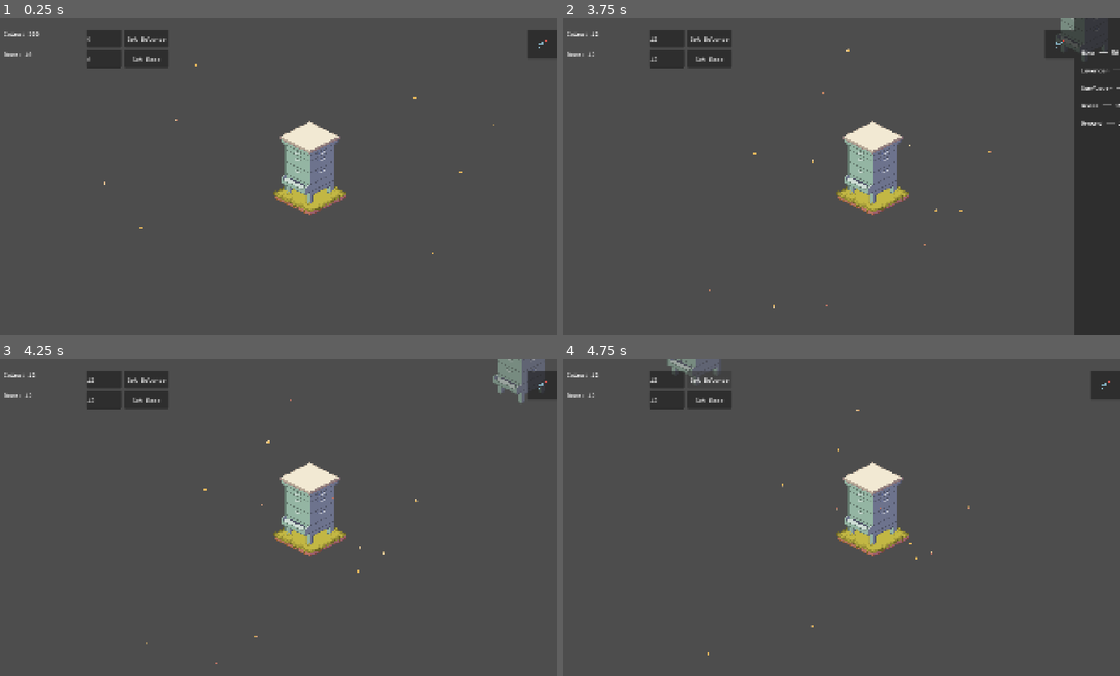
Above: before the commit, frames 1-4 (two rows, left to right).
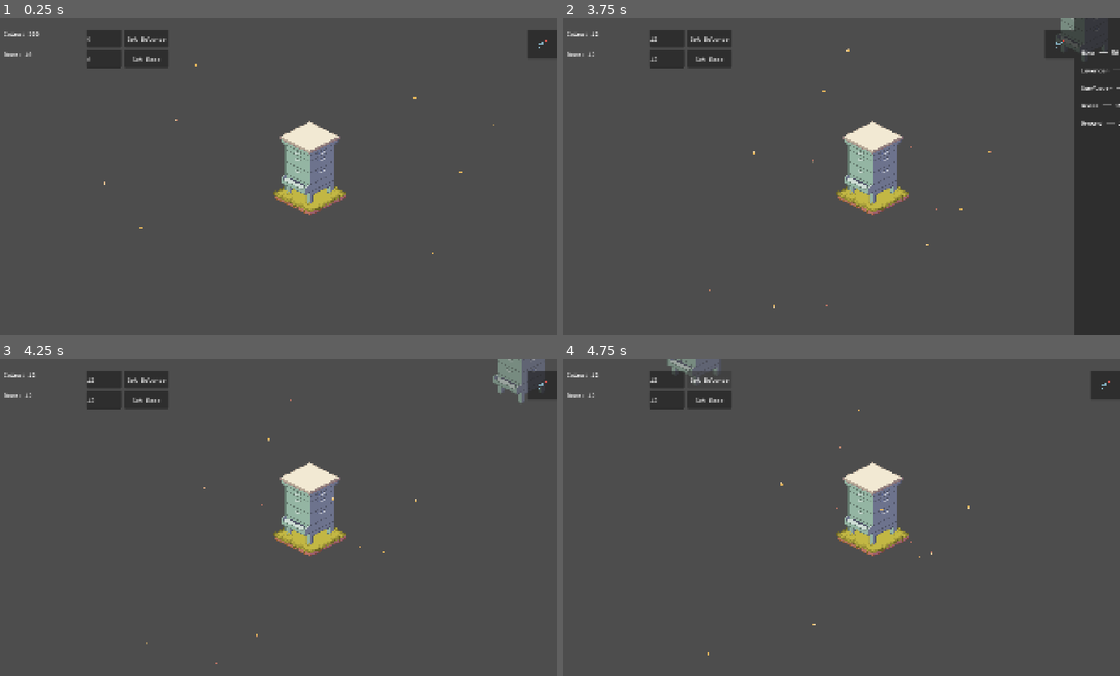
Above: after the commit, the same moments.

Repository: magewade/honey-i-am-done
Game: Godot game, scene res://scenes/Garden.tscn
Two runs of this game, one before a commit and one after it. Both use one fixed random seed, a clock stepped at 60 frames per second and the inputs below.
Inputs (mouse positions are in pixels of both pictures, inside the frame that each line leads up to):
- Up to frame 1 (0.25 s): no input
- Up to frame 2 (3.75 s): click (668, 37) at 0.52 s; type "12" at 0.6 s; click (668, 59) at 0.75 s; type "12" at 0.83 s; click "Set Balance" at 1.25 s; click "Set Bees" at 2 s; click "🛒" at 2.75 s; click "Buy" at 3.5 s
- Up to frame 3 (4.25 s): no input
- Up to frame 4 (4.75 s): click "Set Balance" at 4.25 s

Frame 1 is identical in both runs. In frame 2, less than 0.1% of the frame differs, in the area x 34-72%, y 22-72%; in frame 3, less than 0.1%; in frame 4, less than 0.1%, in the area x 39-74%, y 16-85%.

Commit message:
add bee logic

Diff:
--- a/scripts/bee.gd
+++ b/scripts/bee.gd
@@ -9,13 +9,15 @@
 const MIN_SPEED_FACTOR := 0.3
 const LEAVE_DISTANCE := 1600.0
 const MAX_START_DELAY := 1.5
-const HIVE_ENTRANCE_CENTER := Vector2(-112, -88)
-const HIVE_ENTRANCE_DIR := Vector2(0.8, 0.6)
-const HIVE_ENTRANCE_HALF_LENGTH := 65.0
+const HIVE_ENTRANCE_CENTER := Vector2(-87, -91)
+const HIVE_ENTRANCE_DIR := Vector2(0.894, 0.447)
+const HIVE_ENTRANCE_HALF_LENGTH := 60.0
 const HIVE_ENTRANCE_THICKNESS := 14.0
 const HIVE_DIVE_SPEED := 60.0
 const MAX_BEES_PER_STEM := 2
 const LANDING_JITTER := 6.0
+const FLOWER_DEPTH_MARGIN := 70.0
+const FLOWER_APPROACH_SPREAD := deg_to_rad(55.0)
 
 const TURN_SMOOTH_TIME := 0.5
 const MAX_TURN_RATE := 4.5
@@ -25,7 +27,6 @@
 const SPEED_VARIATION := 0.35
 
 var home_hive: Node2D = null
-var world_root: Node2D = null
 
 @onready var _body: Sprite2D = $Body
 
@@ -38,6 +39,11 @@
 var _noise_x_offset: float
 var _plan: Array[String] = []
 var _landing_spot: Node2D = null
+var _landing_offset: Vector2 = Vector2.ZERO
+var _pending_liftoff_reset := false
+var _liftoff_position: Vector2 = Vector2.ZERO
+var _flower_final_target: Vector2 = Vector2.ZERO
+var _flower_phase_final := false
 
 func _ready() -> void:
 	_speed = randf_range(150.0, 230.0)
@@ -83,15 +89,27 @@
 				_advance_plan()
 		State.ON_FLOWER:
 			_timer -= delta
+			if _landing_spot:
+				global_position = _landing_spot.global_position + _landing_offset
 			if _timer <= 0.0:
 				_leave_landing_spot()
 				_advance_plan()
 
 func _fly_toward(delta: float) -> void:
+	if _pending_liftoff_reset and global_position.distance_to(_liftoff_position) >= FLOWER_DEPTH_MARGIN:
+		z_index = 0
+		_pending_liftoff_reset = false
+
 	var to_target := _target - global_position
 	var distance := to_target.length()
+
 	if distance <= ARRIVE_DISTANCE:
-		_arrive()
+		if _state == State.TO_FLOWER and not _flower_phase_final:
+			_flower_phase_final = true
+			z_index = 1
+			_target = _flower_final_target
+		else:
+			_arrive()
 		return
 
 	var proximity := clampf(distance / SLOWDOWN_RADIUS, 0.0, 1.0)
@@ -121,13 +139,13 @@
 			_timer = HIVE_FADE_TIME
 		State.TO_FLOWER:
 			global_position = _target
-			if _landing_spot and world_root:
-				var gp := global_position
-				world_root.remove_child(self)
-				_landing_spot.add_child(self)
-				global_position = gp
+			if _landing_spot:
+				_landing_offset = global_position - _landing_spot.global_position
 			_state = State.ON_FLOWER
 			_timer = FLOWER_PAUSE
+			_flower_phase_final = false
+			_pending_liftoff_reset = false
+			z_index = 1
 		State.LEAVE_SCREEN:
 			_build_plan()
 			_advance_plan()
@@ -142,6 +160,7 @@
 		if hive:
 			_target = hive.global_position + _hive_approach_offset()
 			_state = State.TO_HIVE
+			_pending_liftoff_reset = false
 			z_index = 1
 			return
 	else:
@@ -149,7 +168,10 @@
 		if spot:
 			spot.set_meta("reserved_count", int(spot.get_meta("reserved_count", 0)) + 1)
 			_landing_spot = spot
-			_target = spot.global_position + Vector2(randf_range(-LANDING_JITTER, LANDING_JITTER), randf_range(-LANDING_JITTER, LANDING_JITTER))
+			_flower_final_target = spot.global_position + Vector2(randf_range(-LANDING_JITTER, LANDING_JITTER), randf_range(-LANDING_JITTER, LANDING_JITTER))
+			_flower_phase_final = false
+			var approach_angle := randf_range(-FLOWER_APPROACH_SPREAD, FLOWER_APPROACH_SPREAD)
+			_target = _flower_final_target + Vector2.DOWN.rotated(approach_angle) * FLOWER_DEPTH_MARGIN
 			_state = State.TO_FLOWER
 			return
 	_advance_plan()
@@ -167,11 +189,8 @@
 func _leave_landing_spot() -> void:
 	if _landing_spot == null:
 		return
-	var gp := global_position
-	_landing_spot.remove_child(self)
-	if world_root:
-		world_root.add_child(self)
-	global_position = gp
+	_pending_liftoff_reset = true
+	_liftoff_position = global_position
 	_landing_spot.set_meta("reserved_count", maxi(0, int(_landing_spot.get_meta("reserved_count", 0)) - 1))
 	_landing_spot = null
 
--- a/scripts/garden.gd
+++ b/scripts/garden.gd
@@ -40,7 +40,6 @@
 	var angle := randf() * TAU
 	var distance := randf_range(900.0, 1400.0)
 	bee.home_hive = hive
-	bee.world_root = objects
 	bee.position = hive.position + Vector2(cos(angle), sin(angle)) * distance
 	objects.add_child(bee)
 
